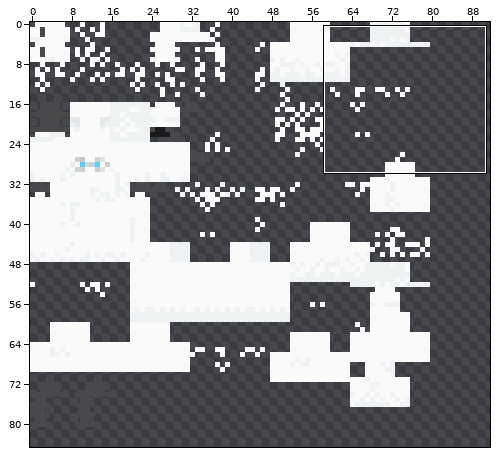
Two versions of one sprite sheet, src/main/resources/assets/changed_addon/textures/entities/latexsnowfoxfemale_beans.png. The picture above shows the old version from afar; the outline marks the close-up.
Close-up. Earlier state:
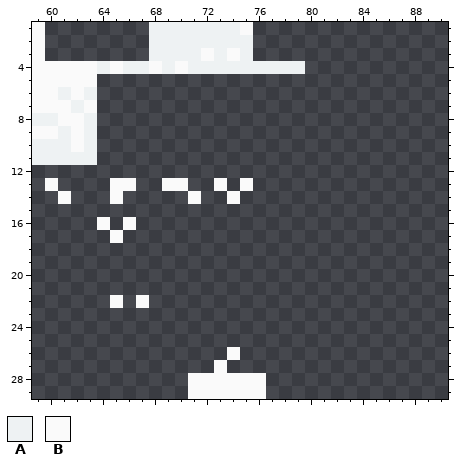
The file is 128x128 pixels. Colours within 5 levels of each other are drawn and written as one. Shown: x 59..90, y 1..29. The wide view leaves out empty margins.
Palette (. is transparent): A #eef2f3  B #fafafa
Pixels before, first column x 59:
 1 B........AAAAAAAB....
 2 B........AAAAAAAA....
 3 B........AAAABABA....
 4 BBBBBABAABABAAAAAAAAA
 5 BBBBB................
 6 BBABA................
 7 BBBAB................
 8 AABBA................
 9 BBABA................
10 AAABA................
11 AAAAA................
12 .....................
13 .B....BB..BB..B.B....
14 ..B...B.....B..B.....
15 .....................
16 .....B.B.............
17 ......B..............
18 .....................
19 .....................
20 .....................
21 .....................
22 ......B.B............
23 .....................
24 .....................
25 .....................
26 ...............B.....
27 ..............B......
28 ............BBBBBB...
29 ............BBBBBB...
After:
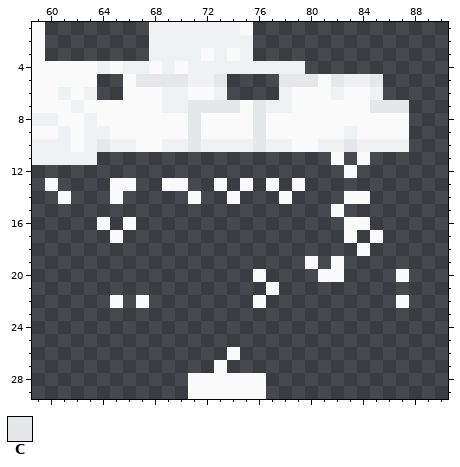
Colours new in this view: C #e4e8e9
What changed:
The author put colour A in row 5 at x 71 to 72 and 83 to 84; in row 6 at x 69 to 70, 73, 78, 82 and 85; in row 7 at x 69 to 70 and 77 to 78; in row 9 at x 64 and 83; in row 10 at x 65 to 66, 69 to 70, 72 to 75, 77 to 78, 81 to 82 and 84 to 87.
The author put colour B in row 5 at x 66 and 81; in row 6 at x 66 to 68, 71 to 72, 79 to 81 and 83 to 84; in row 7 at x 64 to 68, 75 and 79 to 84; in row 8 at x 64 to 70, 72 to 75 and 77 to 87; in row 9 at x 65 to 70, 72 to 75, 77 to 82 and 84 to 87; in row 10 at x 67 to 68 and 79 to 80.
The author put colour B in row 11 at x 82 and 84; in row 12 at x 83; in row 13 at x 77 and 79; in row 14 at x 78 and 83 to 84; in row 15 at x 82; in row 16 at x 83 to 84.
The author put colour B in row 17 at x 83 and 85; in row 18 at x 84; in row 19 at x 80 and 82; in row 20 at x 76, 81 to 82 and 87; in row 21 at x 77; in row 22 at x 76 and 87.
The author put colour C in row 5 at x 67 to 70, 73, 78 to 80, 82 and 85; in row 7 at x 71 to 74, 76 and 85 to 87; in rows 8 to 9 at x 71 and 76; in row 10 at x 64, 71, 76 and 83.
